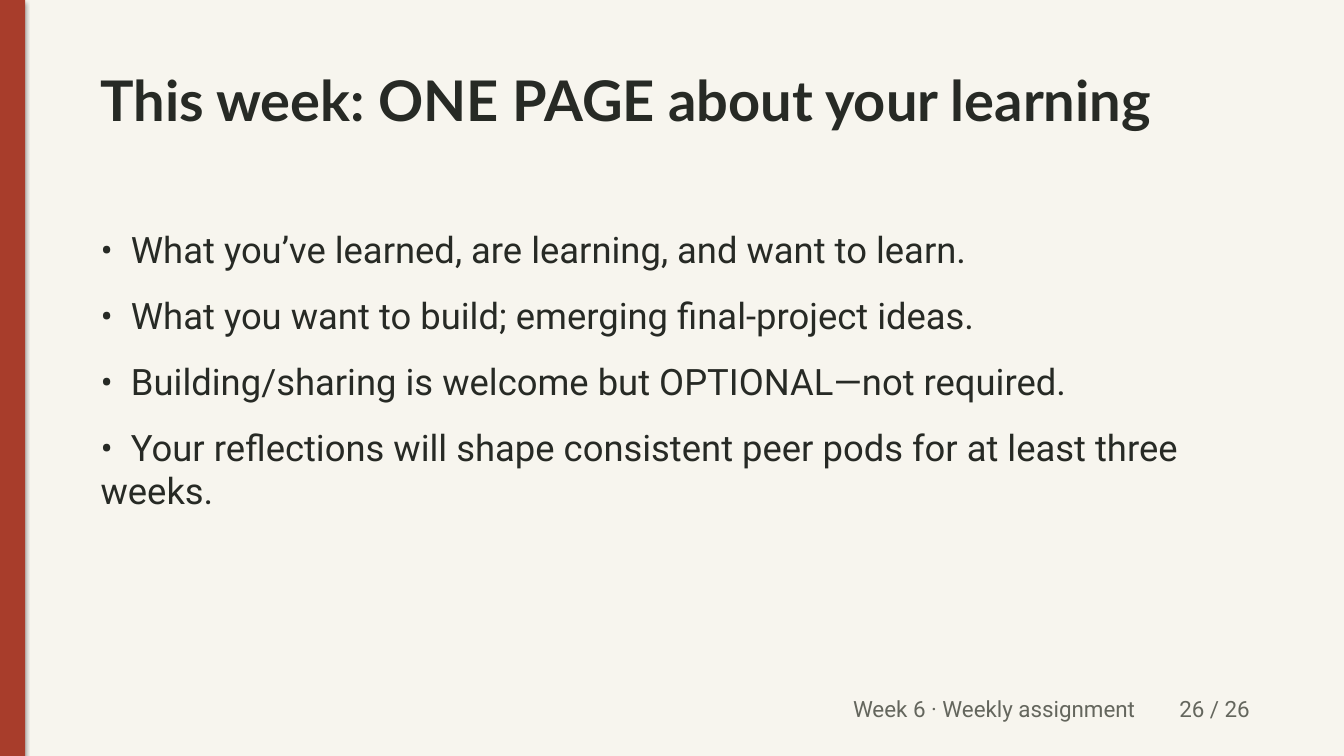
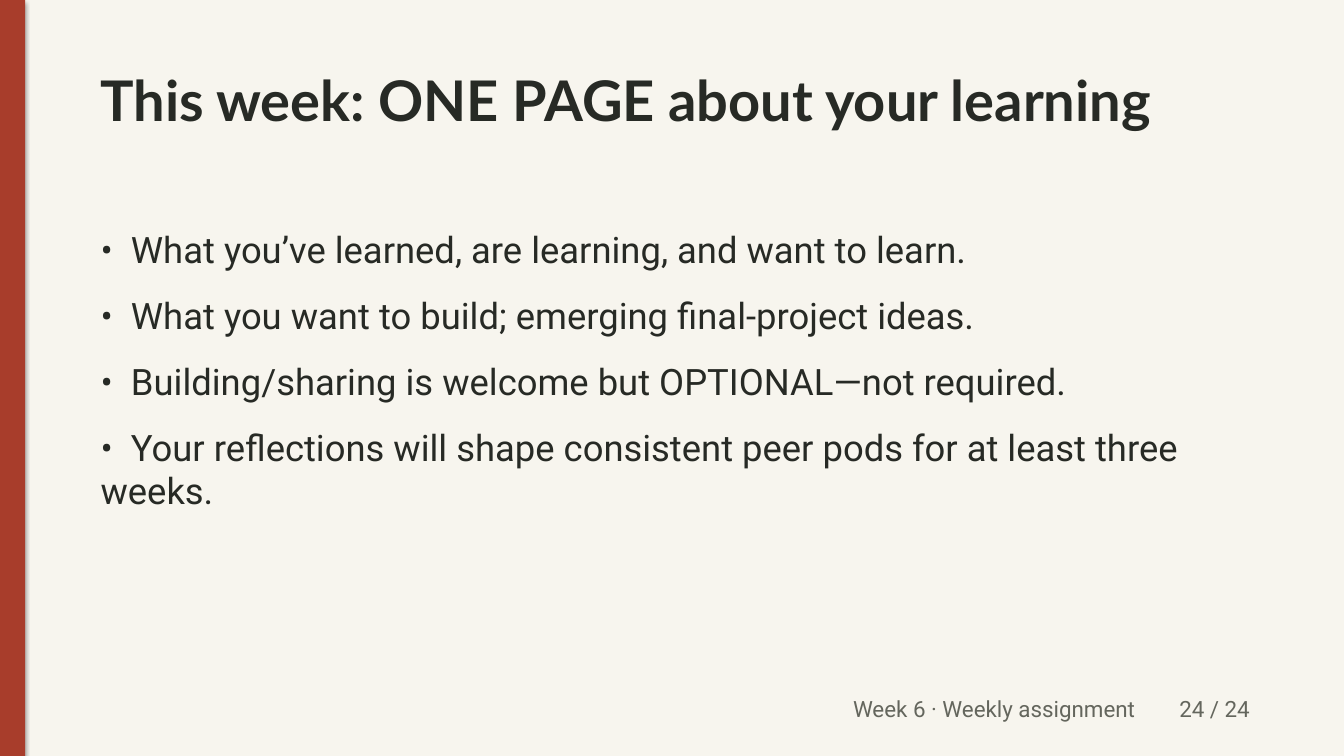
Before and after one commit to unforcedagi/learn-vibe-build-deck, a slide deck: slide 24 of lessons/week-6/_src/week6-lecture.pptx (slide 26 before the commit). Drawn at 1344x756 pixels with LibreOffice and Linux fonts; fonts in the diff are those of the drawing. Boxes give left, top, right and bottom in pixels: in the first picture for what was removed or moved away, otherwise in the second. Text is boxed around its words. In the diff, an @@ line names an element or a change of style, - is before the commit and + after.

Commit message:
Week 6 slides: class overview of builds + shared friction; merge design/feedback/debug; drop credits slide (Aaron) (#18)

```diff
--- a/lessons/week-6/_src/week6-lecture.pptx
+++ b/lessons/week-6/_src/week6-lecture.pptx
@@ text at (x1=853, y1=700, x2=1250, y2=722): text changed @@
-Week 6 · Weekly assignment 26 / 26
+Week 6 · Weekly assignment 24 / 24
```
Also in this commit, not shown: 21 other slides changed, 2 slides added, 4 slides removed, 5 other files.
